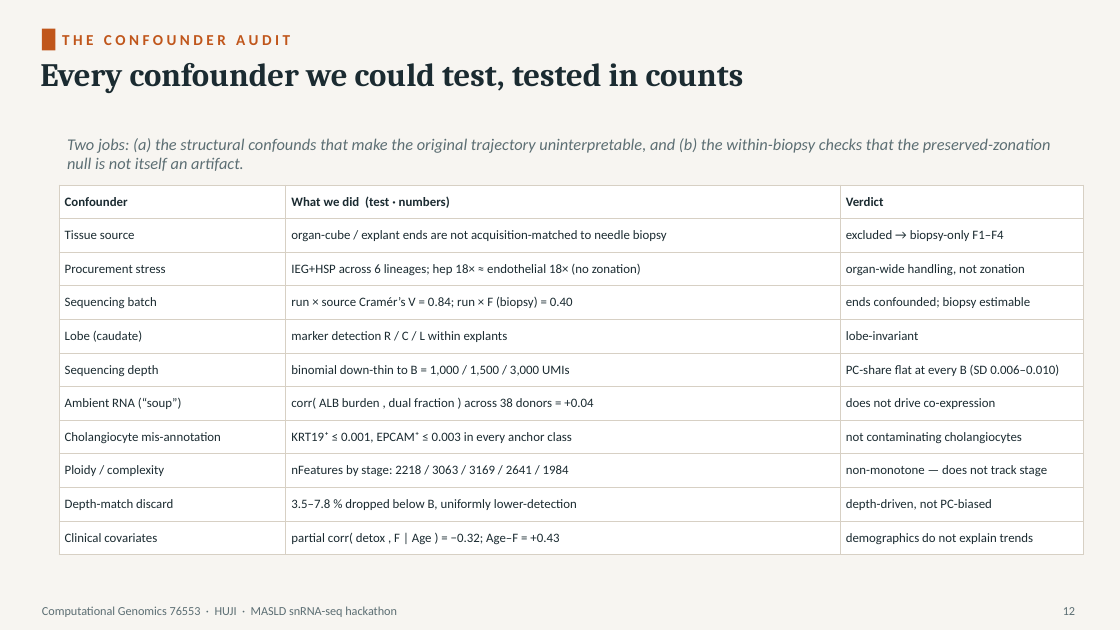
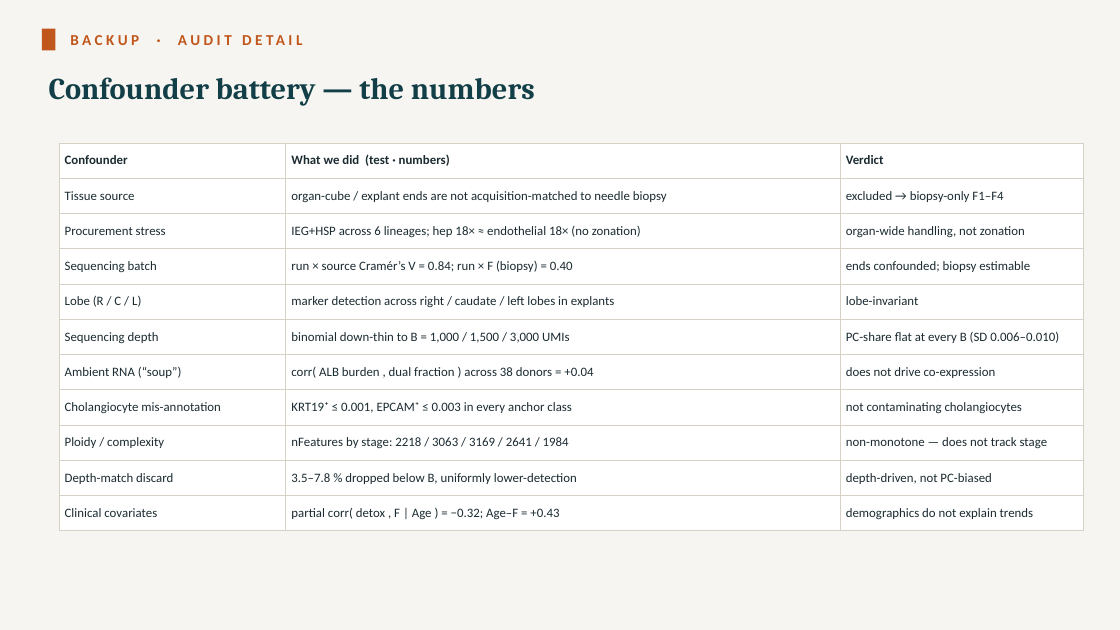
Before and after one commit to roeetekoah/liver-zonation, a slide deck: slide 21 of presentation/MASLD_zonation.pptx (slide 12 before the commit). Drawn at 1120x630 pixels with LibreOffice and Linux fonts; fonts in the diff are those of the drawing. Boxes give left, top, right and bottom in pixels: in the first picture for what was removed or moved away, otherwise in the second. Text is boxed around its words. In the diff, an @@ line names an element or a change of style, - is before the commit and + after.

```diff
--- a/presentation/MASLD_zonation.pptx
+++ b/presentation/MASLD_zonation.pptx
@@ text "Confounder battery — the numbers" at <box>49,77,535,106</box>: vertical alignment top to middle @@
@@ text at <box>70,35,139,45</box>: text changed @@
-THE CONFOUNDER AUDIT
+BACKUP · AUDIT DETAIL
@@ text at <box>49,77,535,106</box>: text changed; size 28 to 26 pt; text colour #1B2B31 to #123F47 @@
-Every confounder we could test, tested in counts
+Confounder battery — the numbers
@@ table at <box>59,143,1084,523</box> @@
-row 5, column 1: Lobe (caudate)
+row 5, column 1: Lobe (R / C / L)
-row 5, column 2: marker detection R / C / L within explants
+row 5, column 2: marker detection across right / caudate / left lobes in explants
@@ table: place and size @@
-table at <box>59,185,1084,548</box>
+table at <box>59,143,1084,523</box>
@@ text removed at <box>67,138,1051,171</box> @@
-Two jobs: (a) the structural confounds that make the original trajectory uninterpretable, and (b) the within-biopsy checks that the preserved-zonation null is not itself an artifact.
@@ text removed at <box>42,606,397,617</box> @@
-Computational Genomics 76553 · HUJI · MASLD snRNA-seq hackathon
@@ text removed at <box>1063,607,1075,615</box> @@
-12
```
Also in this commit, not shown: 17 other slides changed, 6 slides added, 4 slides removed, 21 other files.
